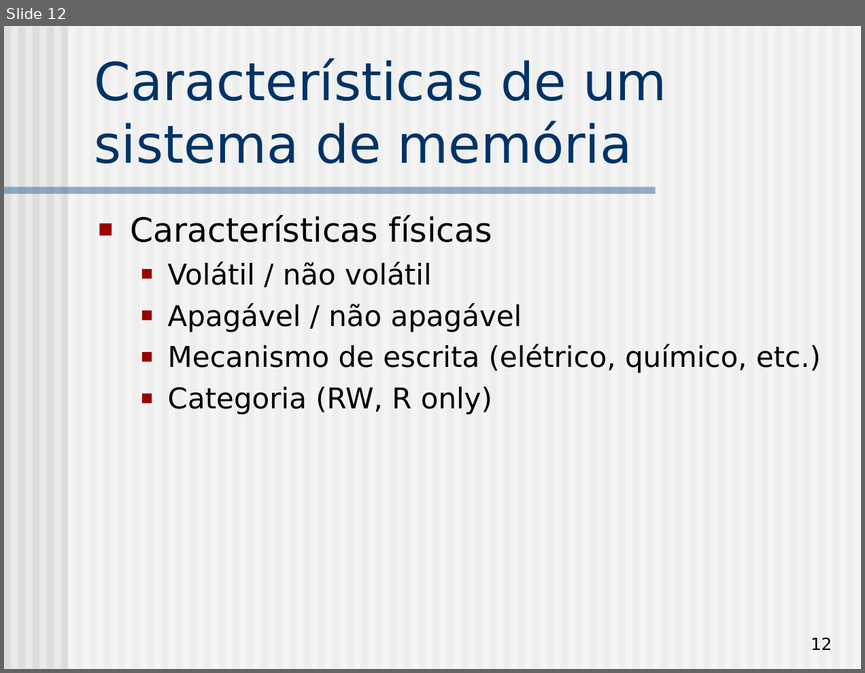
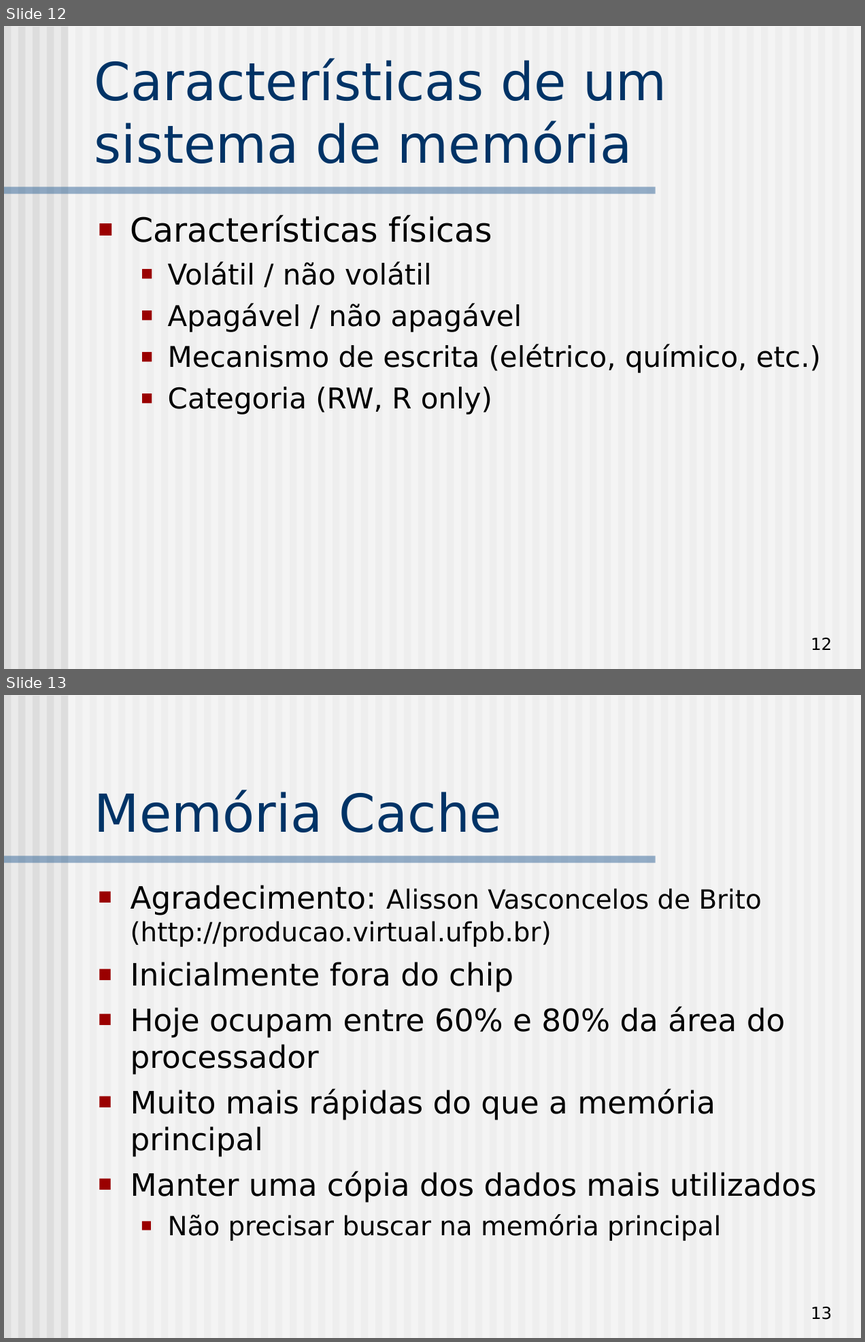
Before and after one commit to simoesusp/SSC0511-Organizacao-de-Computadores-Digitais, a slide deck: Memoria.ppt. Shown one above the other, each under a label of ours: slide 12 before the commit, slides 12 and 13 after it. The pictures are 865x673 and 865x1342 pixels, drawn with LibreOffice and Linux fonts; fonts in the diff are those of the drawing. Boxes give left, top, right and bottom in pixels: in the first picture for what was removed or moved away, otherwise in the second. Text is boxed around its words. In the diff, an @@ line names an element or a change of style, - is before the commit and + after.

```diff
--- a/Memoria.ppt
+++ b/Memoria.ppt
@@ slide 13 added at bbox=[4, 695, 861, 1338], background #EAEAEA; not listed: 62 template elements that a slide beside it also shows @@
@@ title added at bbox=[94, 790, 502, 832], 44 pt, text #003366 @@
+Memória Cache
@@ text added at bbox=[130, 885, 817, 1240], 25.9 pt, text #000000 @@
+■ Agradecimento: Alisson Vasconcelos de Brito (http://producao.virtual.ufpb.br)
+■ Inicialmente fora do chip
+■ Hoje ocupam entre 60% e 80% da área do processador
+■ Muito mais rápidas do que a memória principal
+■ Manter uma cópia dos dados mais utilizados
+  ■ Não precisar buscar na memória principal
@@ page number added at bbox=[810, 1306, 832, 1319], 14 pt, text #000000 @@
+13
```
Also in this commit, not shown: 1 slide changed, 13 other slides added.
